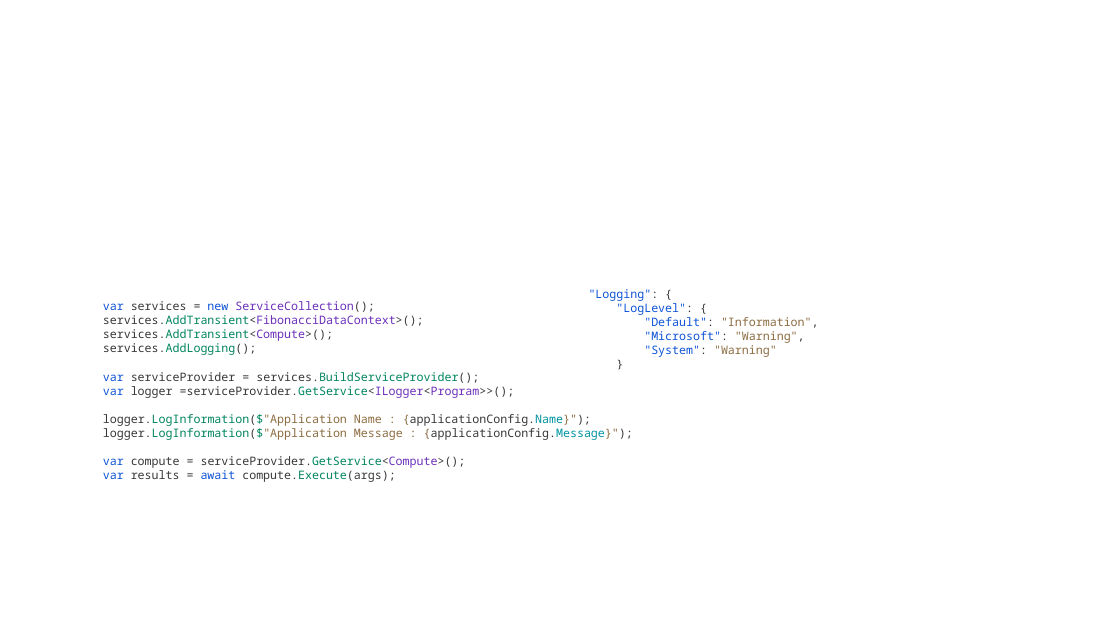
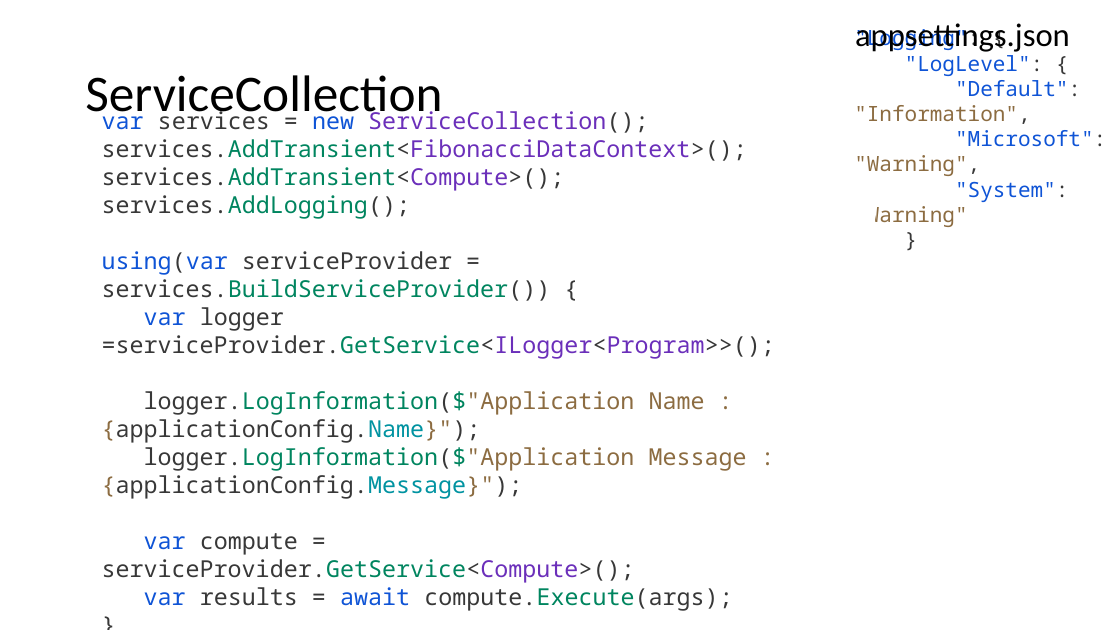
Before and after one commit to guillaume-chervet/course.dotnet, a slide deck: slide 158 of documentations/dotnet.pptx (slide 157 before the commit). Drawn at 1120x630 pixels with LibreOffice and Linux fonts; fonts in the diff are those of the drawing. Boxes give left, top, right and bottom in pixels: in the first picture for what was removed or moved away, otherwise in the second. Text is boxed around its words. In the diff, an @@ line names an element or a change of style, - is before the commit and + after.

```diff
--- a/documentations/dotnet.pptx
+++ b/documentations/dotnet.pptx
@@ text ""Logging": { "LogLevel": { "Default": ...": place and size @@
-text ""Logging": { "LogLevel": { "Default": ..." at [589,289,819,357]
+text ""Logging": { "LogLevel": { "Default": ..." at [854,25,1106,227]
@@ text ""Logging": { "LogLevel": { "Default": ..." at [854,25,1106,227]: size 10 to 18 pt @@
@@ text added at [855,23,1070,52], 28 pt, text #000000 @@
+appsettings.json
@@ title added at [85,75,442,123], 44 pt, text #000000 @@
+ServiceCollection
@@ text at [102,107,775,611]: text changed; size 10 to 20 pt @@
-var services = new ServiceCollection();
-services.AddTransient<FibonacciDataContext>();
-services.AddTransient<Compute>();
-services.AddLogging();
-var serviceProvider = services.BuildServiceProvider();
-var logger =serviceProvider.GetService<ILogger<Program>>();
-logger.LogInformation($"Application Name : {applicationConfig.Name}");
-logger.LogInformation($"Application Message : {applicationConfig.Message}");
-var compute = serviceProvider.GetService<Compute>();
-var results = await compute.Execute(args);
+var services = new ServiceCollection();
+services.AddTransient<FibonacciDataContext>();
+services.AddTransient<Compute>();
+services.AddLogging();
+using(var serviceProvider = services.BuildServiceProvider()) {
+var logger =serviceProvider.GetService<ILogger<Program>>();
+logger.LogInformation($"Application Name : {applicationConfig.Name}");
+logger.LogInformation($"Application Message : {applicationConfig.Message}");
+var compute = serviceProvider.GetService<Compute>();
+var results = await compute.Execute(args);
+}
```
Also in this commit, not shown: 3 other slides changed, 3 slides added, 1 slide removed.
